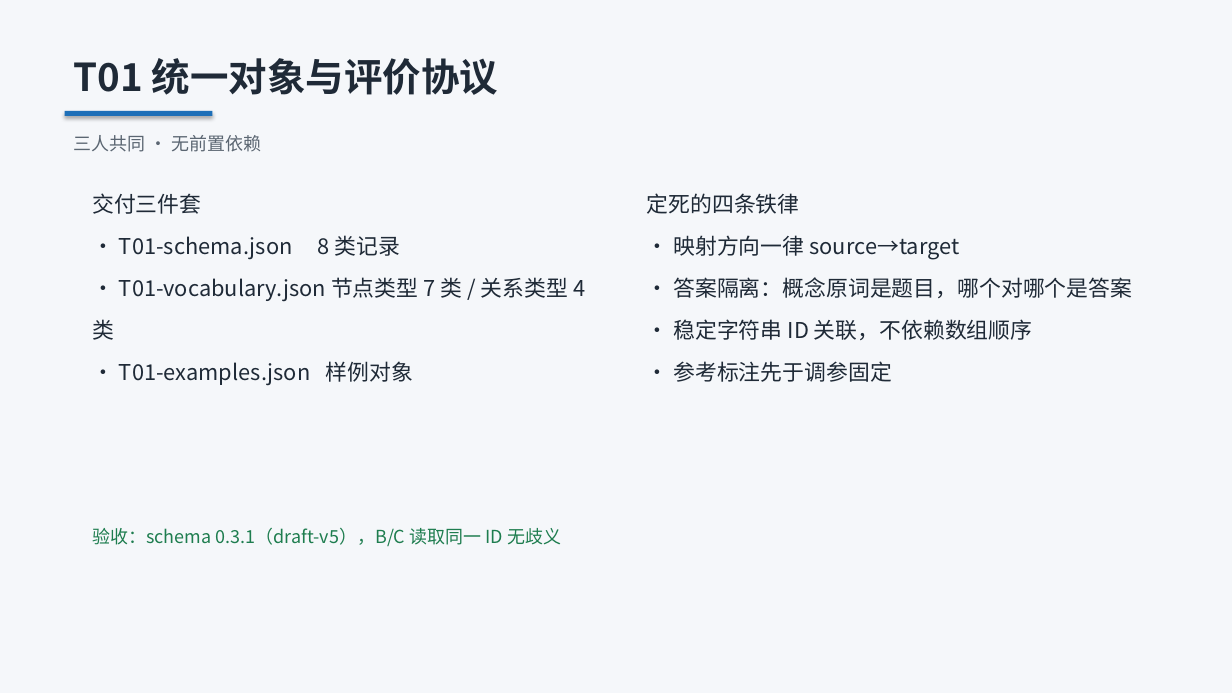
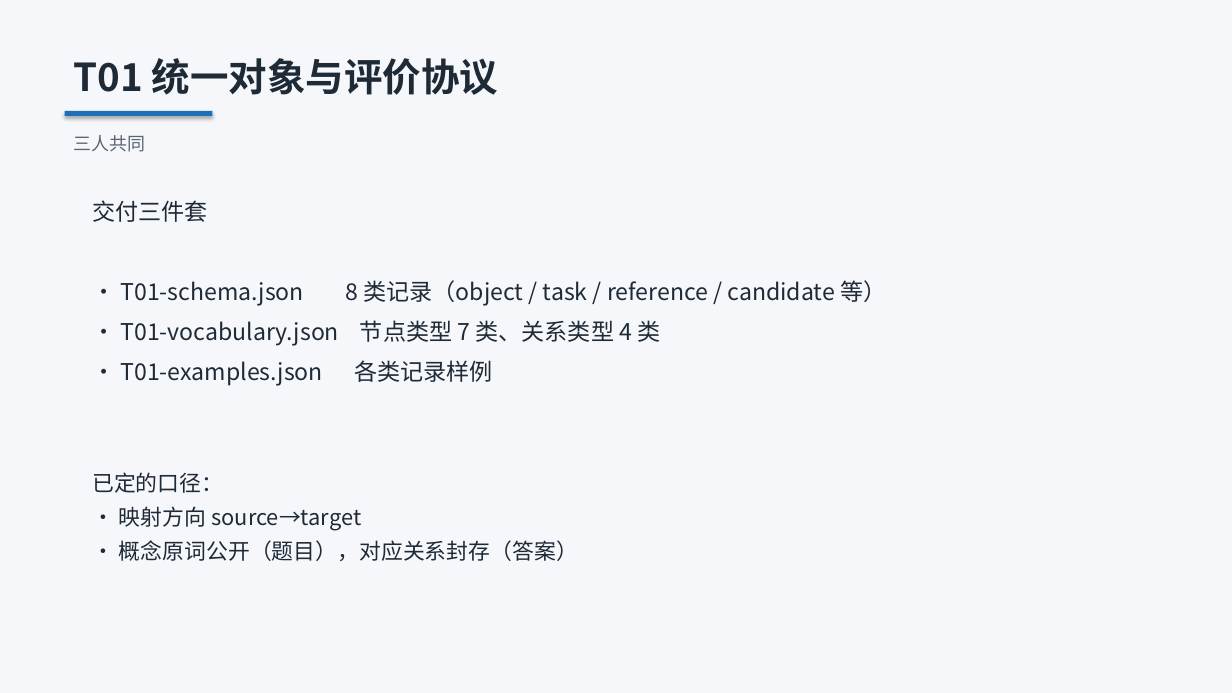
Before and after one commit to laoma9604-design/similar-learning, a slide deck: slide 3 of docs/TopoAdv-A角色工作汇报.pptx (slide 4 before the commit). Drawn at 1232x693 pixels with LibreOffice and Linux fonts; fonts in the diff are those of the drawing. Boxes give left, top, right and bottom in pixels: in the first picture for what was removed or moved away, otherwise in the second. Text is boxed around its words. In the diff, an @@ line names an element or a change of style, - is before the commit and + after.

Commit message:
汇报 PPT 精简为 8 页：只列已完成的工作
删除缺陷复盘、坑、待办、风险提示等章节，只保留做了什么：
  1 封面
  2 工作概览（T01/T02/T06 完成，T05、T11-T14 未完成）
  3 T01 统一对象与评价协议
  4 T02 三个数据集（组数/任务数/对象数/划分）
  5 T02 配套材料（参考标注/分组清单/结构标注/数据说明）
  6 T06 独立评价器（三数据集判据与满分情况）
  7 验收（五个工具的结果）
  8 收尾

版面检查：8 页 / 0 越界 / 0 重叠。pytest 83 passed。

```diff
--- a/docs/TopoAdv-A角色工作汇报.pptx
+++ b/docs/TopoAdv-A角色工作汇报.pptx
@@ text at <box>74,135,146,152</box>: text changed @@
-三人共同 · 无前置依赖
+三人共同
@@ text "交付三件套": place and size @@
-text "交付三件套" at <box>92,193,585,386</box>
+text "交付三件套" at <box>92,200,886,386</box>
@@ text at <box>92,200,208,222</box>: size 17 to 18 pt in "交付三件套"; line spacing 1.6 to 1.45 @@
@@ text at <box>120,280,886,386</box>: text changed; size 17 to 18 pt @@
-· T01-schema.json 8 类记录
-· T01-vocabulary.json 节点类型 7 类 / 关系类型 4 类
-· T01-examples.json 样例对象
+· T01-schema.json 8 类记录（object / task / reference / candidate 等）
+· T01-vocabulary.json 节点类型 7 类、关系类型 4 类
+· T01-examples.json 各类记录样例
@@ text at <box>92,472,578,561</box>: text changed @@
-定死的四条铁律
-· 映射方向一律 source→target
-· 答案隔离：概念原词是题目，哪个对哪个是答案
-· 稳定字符串 ID 关联，不依赖数组顺序
-· 参考标注先于调参固定
+已定的口径：
+· 映射方向 source→target
+· 概念原词公开（题目），对应关系封存（答案）
@@ text removed at <box>92,528,561,546</box> @@
-验收：schema 0.3.1（draft-v5），B/C 读取同一 ID 无歧义
```
Also in this commit, not shown: 4 other slides changed, 3 slides added, 7 slides removed, 1 other file.
